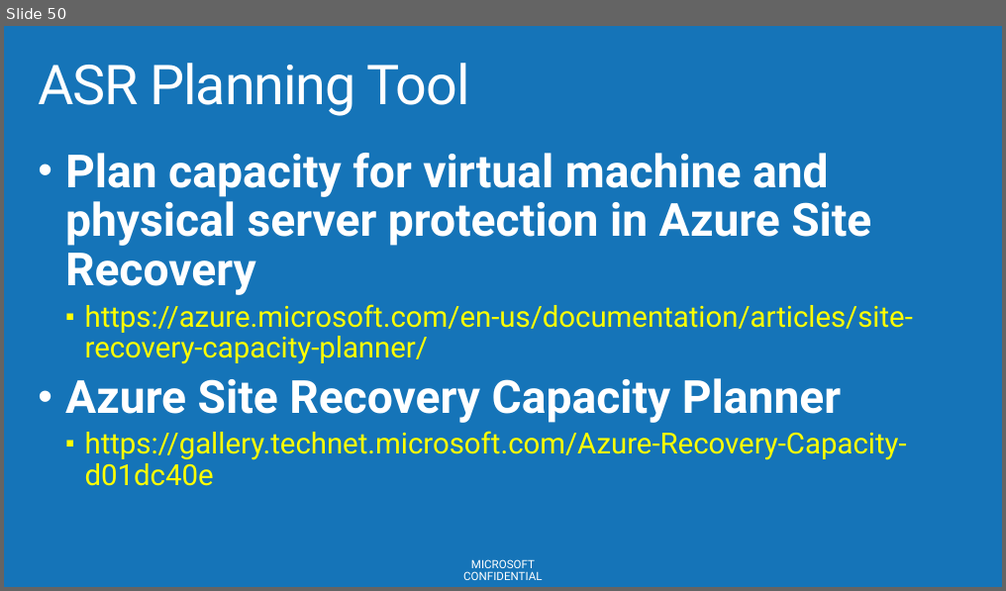
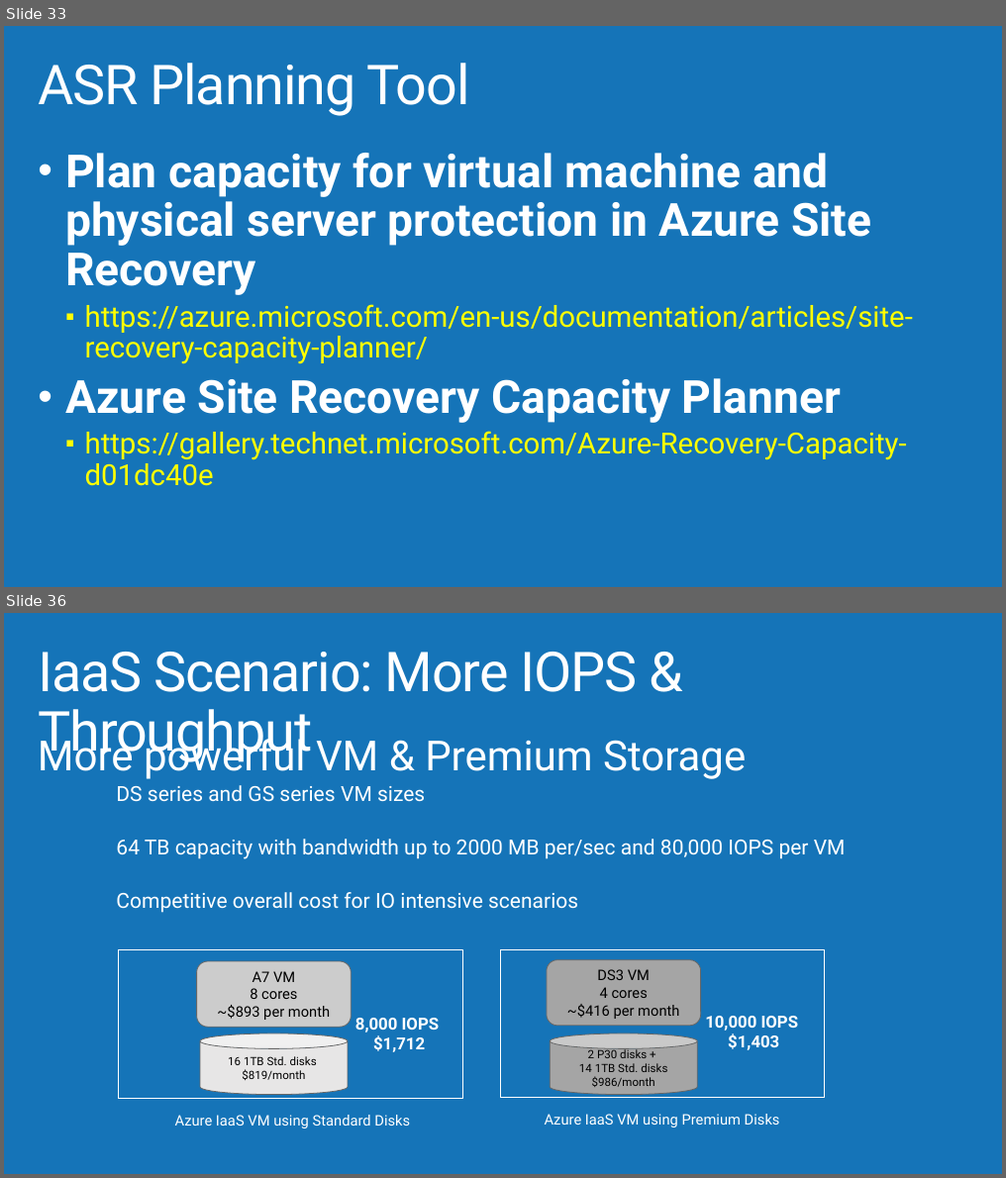
Before and after one commit to AzureCAT-GSI/SAP-on-Azure, a slide deck: SAP-on-Azure-Workshop-multi-day-/Presentations/Architecting VM Hybrid Solutions.pptx. Shown one above the other, each under a label of ours: slide 50 before the commit, slides 33 and 36 after it; the slides between them are not shown. The pictures are 1006x591 and 1006x1178 pixels, drawn with LibreOffice and Linux fonts; fonts in the diff are those of the drawing; background and template pictures are left out. Boxes give left, top, right and bottom in pixels: in the first picture for what was removed or moved away, otherwise in the second. Text is boxed around its words. In the diff, an @@ line names an element or a change of style, - is before the commit and + after.

```diff
--- a/SAP-on-Azure-Workshop-multi-day-/Presentations/Architecting VM Hybrid Solutions.pptx
+++ b/SAP-on-Azure-Workshop-multi-day-/Presentations/Architecting VM Hybrid Solutions.pptx
@@ slide 36 added at [4,613,1002,1174], background #1574B8 @@
@@ title added at [38,652,637,763], 52.9 pt, text #FFFFFF @@
+IaaS Scenario: More IOPS & Throughput
@@ text added at [38,732,846,913], 20 pt, text #FFFFFF @@
+More powerful VM & Premium Storage
+  DS series and GS series VM sizes
+  64 TB capacity with bandwidth up to 2000 MB per/sec and 80,000 IOPS per VM
+  Competitive overall cost for IO intensive scenarios
@@ rectangle added at [118,951,463,1099], outline #FFFFFF 0.85 pt @@
@@ rounded rectangle added at [196,961,350,1027], fill #CCCCCC, outline #666666 0.75 pt, 14 pt, text #000000 @@
+A7 VM
+8 cores
+~$893 per month
@@ rectangle added at [500,951,825,1098], outline #FFFFFF 0.85 pt @@
@@ rounded rectangle added at [547,960,701,1026], fill #A5A5A5, outline #666666 0.75 pt, 14 pt, text #000000 @@
+DS3 VM
+4 cores
+~$416 per month
@@ text added at [355,1018,440,1053], 16 pt, text #FFFFFF, bold @@
+8,000 IOPS
+$1,712
@@ text added at [705,1016,799,1051], 16 pt, text #FFFFFF, bold @@
+10,000 IOPS
+$1,403
@@ cylinder added at [200,1034,348,1095], fill #E7E6E6, outline #666666 0.75 pt, 11 pt, text #000000 @@
+16 1TB Std. disks $819/month
@@ cylinder added at [549,1034,697,1095], fill #A5A5A5, outline #666666 0.75 pt, 11 pt, text #000000 @@
+2 P30 disks +
+14 1TB Std. disks $986/month
@@ text added at [175,1115,410,1129], 14 pt, text #FFFFFF @@
+Azure IaaS VM using Standard Disks
@@ text added at [545,1114,780,1128], 14 pt, text #FFFFFF @@
+Azure IaaS VM using Premium Disks
@@ what was slide 50 is now slide 33 @@
@@ slide 33 changed as well @@
@@ text removed at [463,560,542,580] @@
-MICROSOFT CONFIDENTIAL
```
Also in this commit, not shown: 41 other slides changed, 12 other slides added, 19 slides removed.
